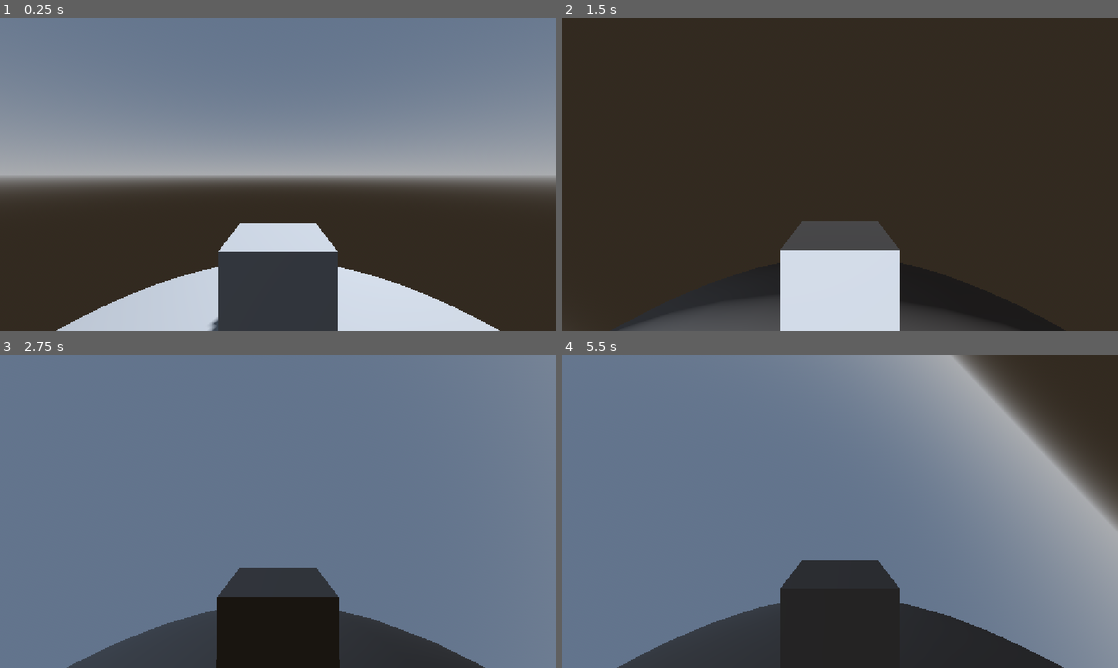
Above: before the commit, frames 1-4 (two rows, left to right).
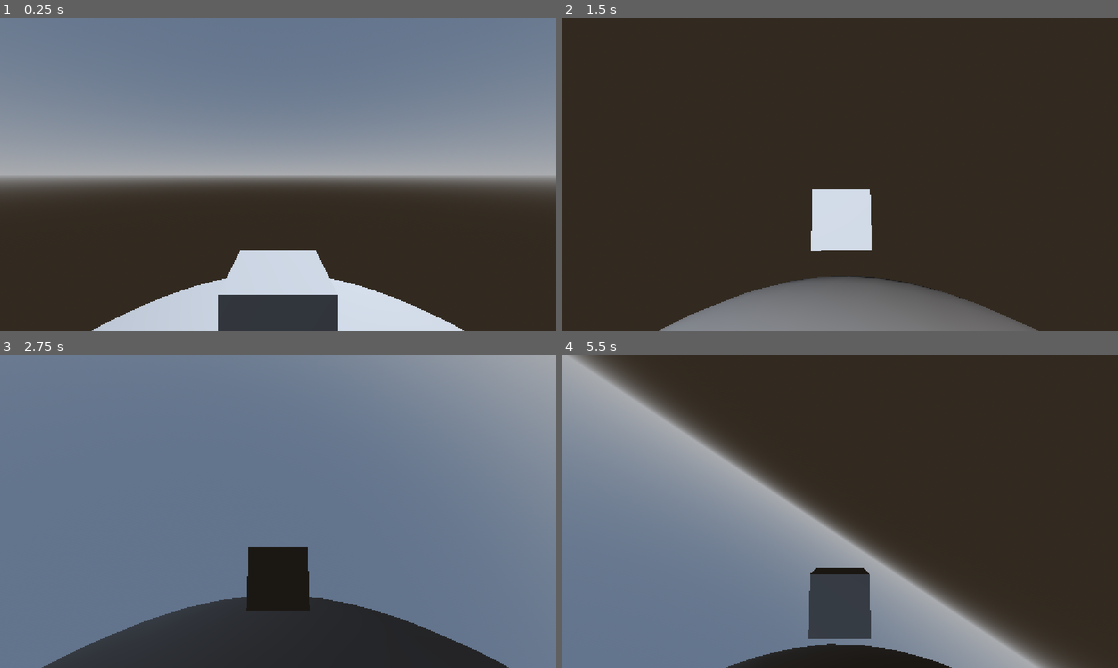
Above: after the commit, the same moments.

Repository: Alazar42/EthiopianWonders
Game: Godot game, scene res://main.tscn
Same seed, same stepped clock (60 frames per second), same inputs: the game is played once before the commit and once after it. The project has no main scene, so this scene is started directly.
Inputs (mouse positions are in pixels of both pictures, inside the frame that each line leads up to):
- Up to frame 1 (0.25 s): no input
- Up to frame 2 (1.5 s): tap Enter (ui_accept) at 0.5, 0.6, 0.77, 1.07, 1.35 s; move the mouse to (867, 174) at 0.52 s; hold W from 0.53 s (still down); move the mouse to (812, 174) at 1.27 s
- Up to frame 3 (2.75 s): keep holding W; tap Enter (ui_accept) at 1.52, 1.82, 2.1 s; move the mouse to (289, 505) at 2.02 s
- Up to frame 4 (5.5 s): keep holding W; move the mouse to (834, 517) at 2.77 s; tap Enter (ui_accept) at 2.85, 3.02, 3.32, 3.6, 3.77, 4.07, 4.35, 4.52, 4.82, 5.1 s; move the mouse to (878, 514) at 3.52 s; move the mouse to (795, 508) at 4.27 s; move the mouse to (845, 511) at 5.02 s

The runs differ from the first frame. In frame 1, 7.2% of the frame differs, in the area x 10-90%, y 65-100%; in frame 2, 13%; in frame 3, 13%; in frame 4, 74%, in the area x 0-100%, y 0-100%.

Commit message:
smooth camera movement and follow up and jump

Diff:
--- a/player.gd
+++ b/player.gd
@@ -4,12 +4,19 @@
 const SENSITIVITY := 0.003
 const PLANET_RADIUS := 8.4
 const PLAYER_SURFACE_OFFSET := 0.5
+const JUMP_SPEED := 7.0
+const PLANET_GRAVITY := 18.0
+const CAMERA_SMOOTH_SPEED := 10.0
 
 @onready var head: Node3D = $PlayerHead
 @onready var camera: Camera3D = $PlayerHead/Camera3D
 
 var planet_center := Vector3.ZERO
 var pending_mouse_turn := 0.0
+var jump_height := 0.0
+var jump_velocity := 0.0
+var target_camera_pitch := 0.0
+var camera_local_offset := Vector3.ZERO
 
 func _ready() -> void:
 	Input.set_mouse_mode(Input.MOUSE_MODE_CAPTURED)
@@ -18,12 +25,16 @@
 	lock_rotation = false
 	linear_damp = 2.0
 	angular_damp = 8.0
+	camera_local_offset = camera.position
+	var initial_camera_transform := camera.global_transform
+	camera.set_as_top_level(true)
+	camera.global_transform = initial_camera_transform
 
 func _input(event: InputEvent) -> void:
 	if event is InputEventMouseMotion and Input.mouse_mode == Input.MOUSE_MODE_CAPTURED:
 		pending_mouse_turn -= event.relative.x * SENSITIVITY
-		camera.rotation.x = clamp(
-			camera.rotation.x - event.relative.y * SENSITIVITY,
+		target_camera_pitch = clamp(
+			target_camera_pitch - event.relative.y * SENSITIVITY,
 			deg_to_rad(-40),
 			deg_to_rad(10)
 		)
@@ -32,8 +43,16 @@
 	elif event.is_action_pressed("ui_cancel"):
 		Input.set_mouse_mode(Input.MOUSE_MODE_VISIBLE)
 
+func _process(delta: float) -> void:
+	var target_position := head.global_transform * camera_local_offset
+	var target_basis := head.global_transform.basis * Basis(Vector3.RIGHT, target_camera_pitch)
+	var target_transform := Transform3D(target_basis, target_position)
+	camera.global_transform = camera.global_transform.interpolate_with(
+		target_transform,
+		1.0 - exp(-CAMERA_SMOOTH_SPEED * delta)
+	)
 
-func _physics_process(_delta: float) -> void:
+func _physics_process(delta: float) -> void:
 	var up := (global_position - planet_center).normalized()
 	if up.length_squared() < 0.01:
 		up = Vector3.UP
@@ -43,9 +62,18 @@
 		).orthonormalized()
 		pending_mouse_turn = 0.0
 
-	# Keep the player's center exactly one half-player-height above the planet
-	# surface. The planet is centered at the origin and has a radius of 6.
-	global_position = planet_center + up * (PLANET_RADIUS + PLAYER_SURFACE_OFFSET)
+	if Input.is_action_just_pressed("ui_accept") and is_zero_approx(jump_height):
+		jump_velocity = JUMP_SPEED
+	jump_velocity -= PLANET_GRAVITY * delta
+	jump_height = maxf(0.0, jump_height + jump_velocity * delta)
+	if is_zero_approx(jump_height):
+		jump_velocity = 0.0
+
+	# Constrain the player to the sphere, allowing only the scripted jump arc
+	# above its surface. Gravity brings the jump back to height zero.
+	global_position = planet_center + up * (
+		PLANET_RADIUS + PLAYER_SURFACE_OFFSET + jump_height
+	)
 
 	# Keep the player's local up aligned with the planet's surface normal.
 	# Movement follows the body orientation, so turning the camera does not
@@ -67,8 +95,7 @@
 	input.y -= float(Input.is_key_pressed(KEY_W) or Input.is_key_pressed(KEY_UP))
 	input = input.limit_length(1.0)
 	var move_direction := (right * input.x + forward * -input.y).normalized()
-	# Set only the surface-parallel velocity. This stops the player immediately
-	# when no movement key is held, while leaving inward gravity intact.
+	# Set tangential movement directly, stopping drift when the keys are released.
 	if move_direction.length_squared() > 0.0:
 		linear_velocity = move_direction * MOVE_SPEED
 	else:
